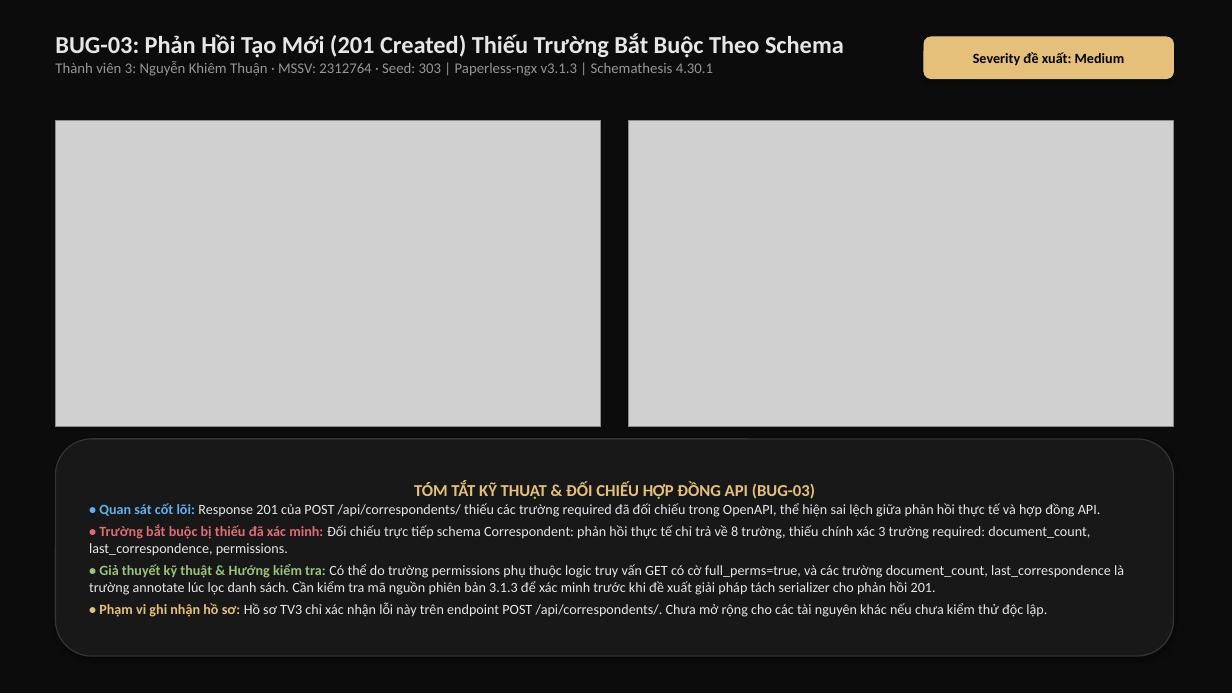
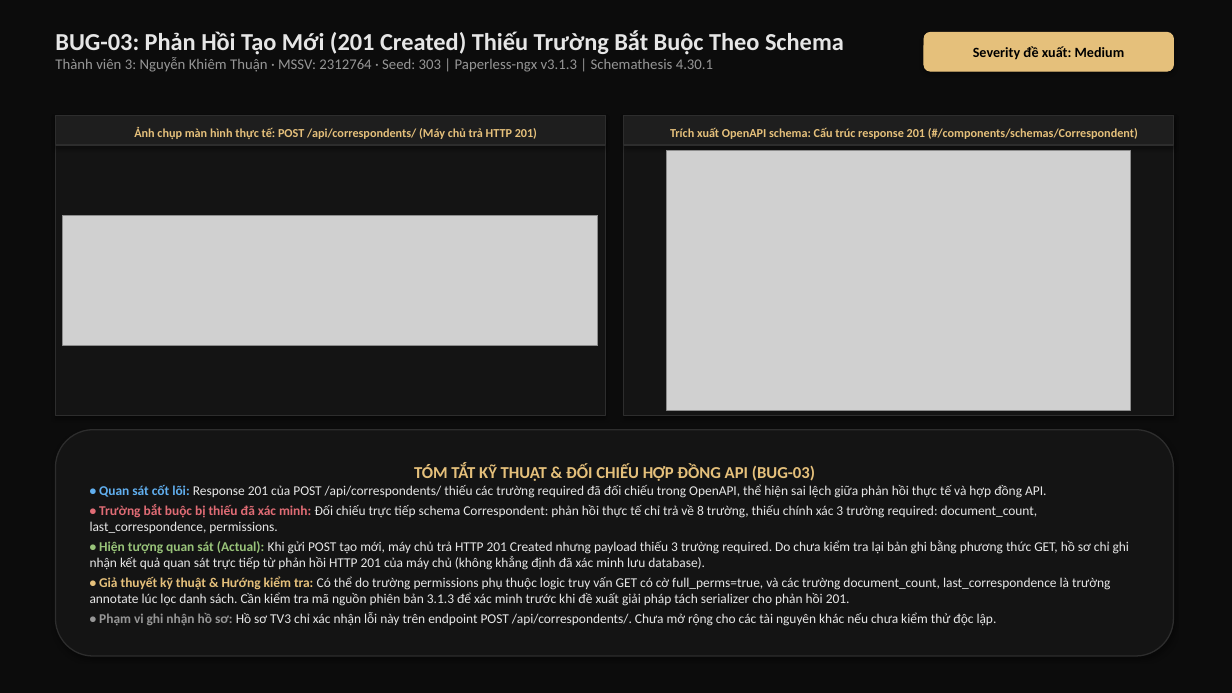
Before and after one commit to nguynn12/KTPM, a slide deck: slide 2 of docs/slides/TV3_BUG_EVIDENCE_303.pptx. Drawn at 1232x693 pixels with LibreOffice and Linux fonts; fonts in the diff are those of the drawing; grey boxes stand for pictures. Boxes give left, top, right and bottom in pixels: in the first picture for what was removed or moved away, otherwise in the second. Text is boxed around its words. In the diff, an @@ line names an element or a change of style, - is before the commit and + after.

Commit message:
docs(TV3): integrate real user screenshots TV3_REAL_ into bug evidence slides with objective observations

```diff
--- a/docs/slides/TV3_BUG_EVIDENCE_303.pptx
+++ b/docs/slides/TV3_BUG_EVIDENCE_303.pptx
@@ text "BUG-03: Phản Hồi Tạo Mới ...": place and size @@
-text "BUG-03: Phản Hồi Tạo Mới ..." at bbox=[55, 34, 844, 76]
+text "BUG-03: Phản Hồi Tạo Mới ..." at bbox=[55, 30, 844, 72]
@@ rounded rectangle "Severity đề xuất: Medium": place and size @@
-rounded rectangle "Severity đề xuất: Medium" at bbox=[924, 37, 1174, 79]
+rounded rectangle "Severity đề xuất: Medium" at bbox=[924, 32, 1174, 71]
@@ rectangle added at bbox=[55, 116, 605, 416], fill #141414, outline #2D2D2D 1 pt @@
@@ rectangle added at bbox=[55, 116, 605, 145], fill #1E1E1E, outline #2D2D2D 1 pt, 9.5 pt, text #E5C07B, bold @@
+Ảnh chụp màn hình thực tế: POST /api/correspondents/ (Máy chủ trả HTTP 201)
@@ rectangle added at bbox=[624, 116, 1174, 416], fill #141414, outline #2D2D2D 1 pt @@
@@ rectangle added at bbox=[624, 116, 1174, 145], fill #1E1E1E, outline #2D2D2D 1 pt, 9.5 pt, text #E5C07B, bold @@
+Trích xuất OpenAPI schema: Cấu trúc response 201 (#/components/schemas/Correspondent)
@@ picture removed at bbox=[55, 120, 601, 427] @@
@@ picture: place and size @@
-picture at bbox=[628, 120, 1174, 427]
+picture at bbox=[667, 151, 1131, 410]
@@ picture added at bbox=[63, 215, 598, 346] @@
@@ rounded rectangle "TÓM TẮT KỸ THUẬT & ...": place and size @@
-rounded rectangle "TÓM TẮT KỸ THUẬT & ..." at bbox=[55, 439, 1174, 656]
+rounded rectangle "TÓM TẮT KỸ THUẬT & ..." at bbox=[55, 430, 1174, 656]
@@ rounded rectangle "TÓM TẮT KỸ THUẬT & ..." at bbox=[55, 430, 1174, 656]: fill #181818 to #141414; outline #333333 1 pt to #2D2D2D 1 pt @@
@@ text in rounded rectangle at bbox=[90, 484, 1110, 626]: size 11 to 10.5 pt in "• Quan sát cốt lõi: Response 201 ...", "• Trường bắt buộc bị thiếu đã ...", "• Giả thuyết kỹ thuật & Hướng ...", "• Phạm vi ghi nhận hồ sơ: ..."; text colour #98C379 to #E5C07B in "• Giả thuyết kỹ thuật & Hướng ..."; text colour #E5C07B to #969696 in "• Phạm vi ghi nhận hồ sơ:"; less space between paragraphs @@
@@ text in rounded rectangle at bbox=[90, 540, 1129, 570]: paragraph added @@
+• Hiện tượng quan sát (Actual): Khi gửi POST tạo mới, máy chủ trả HTTP 201 Created nhưng payload thiếu 3 trường required. Do chưa kiểm tra lại bản ghi bằng phương thức GET, hồ sơ chỉ ghi nhận kết quả quan sát trực tiếp từ phản hồi HTTP 201 của máy chủ (không khẳng định đã xác minh lưu database).
```
Also in this commit, not shown: 1 other slide changed, 11 other files.
